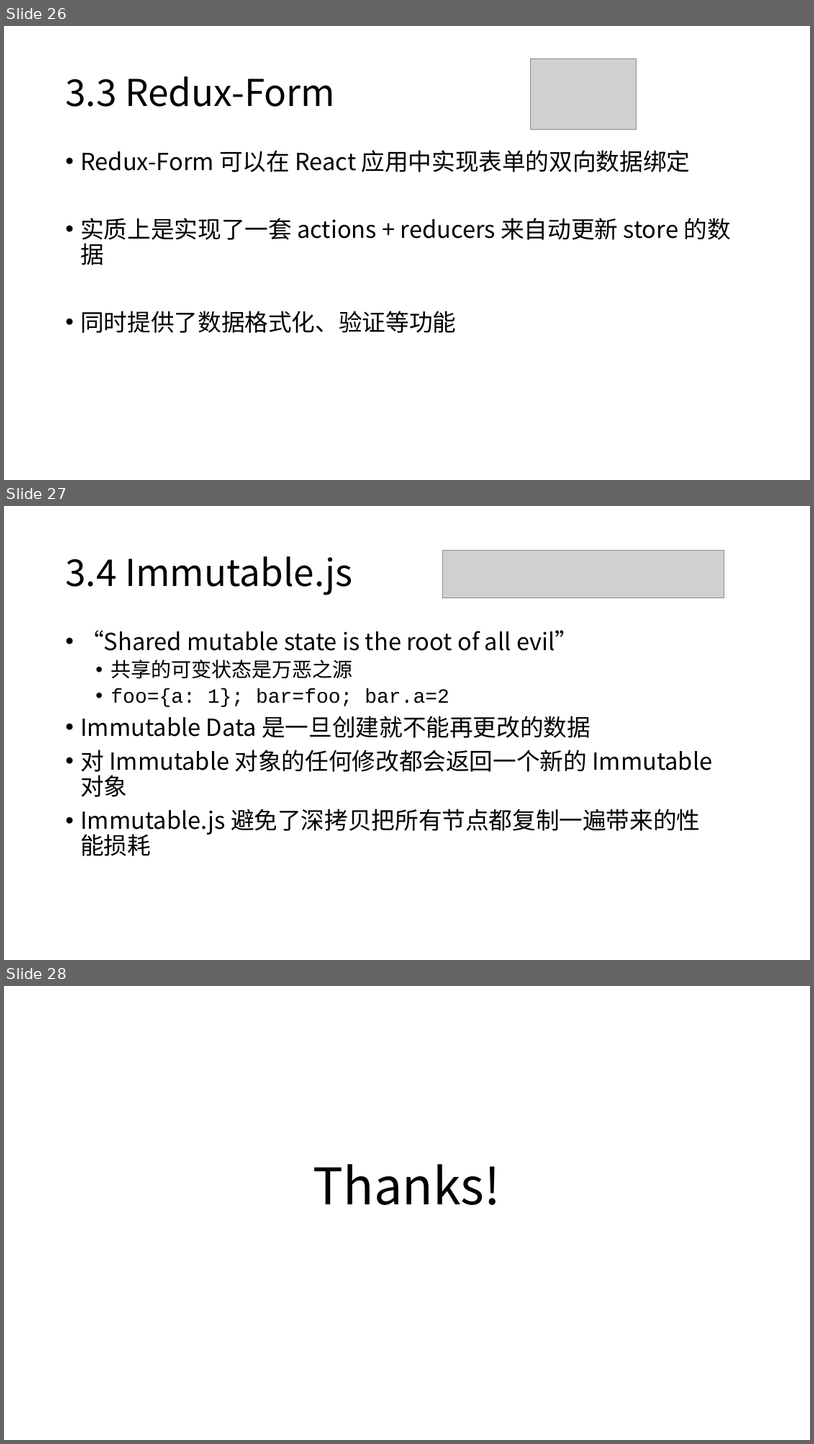
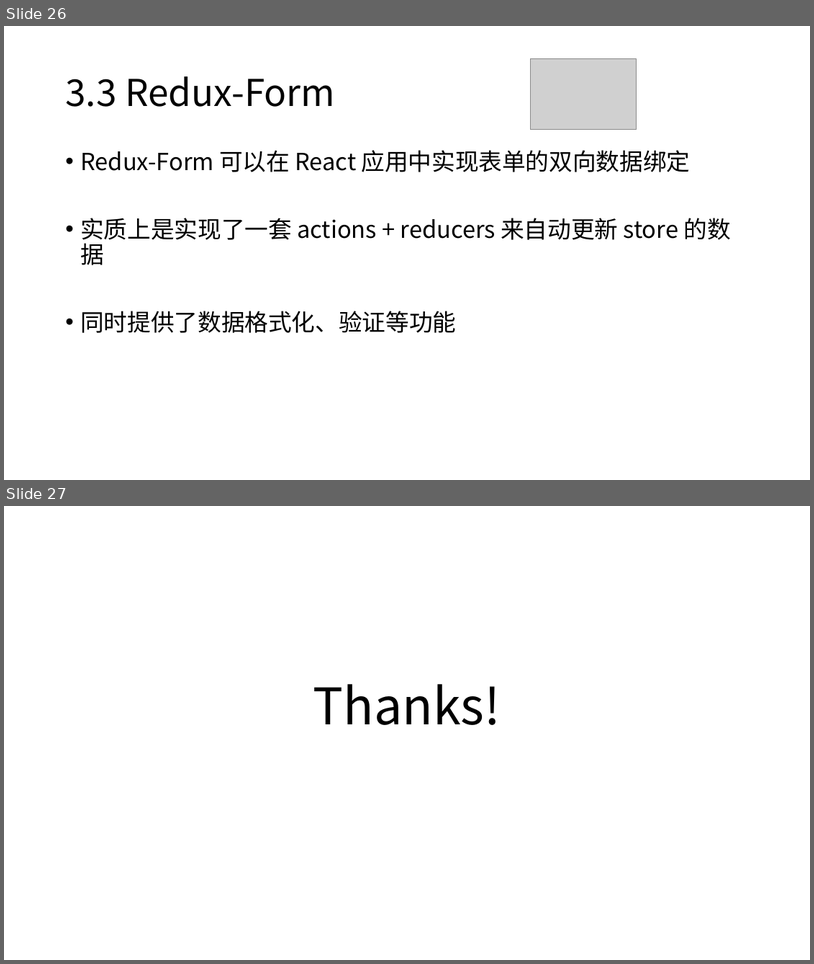
Before and after one commit to Zettat123/react_tutorial, a slide deck: slides/React 入门.pptx. Shown one above the other, each under a label of ours: slides 26, 27 and 28 before the commit, slides 26 and 27 after it. The pictures are 814x1444 and 814x964 pixels, drawn with LibreOffice and Linux fonts; fonts in the diff are those of the drawing; grey boxes stand for pictures. Boxes give left, top, right and bottom in pixels: in the first picture for what was removed or moved away, otherwise in the second. Text is boxed around its words. In the diff, an @@ line names an element or a change of style, - is before the commit and + after.

```diff
--- a/slides/React 入门.pptx
+++ b/slides/React 入门.pptx
@@ slide 27 removed at <box>4,506,810,960</box>, background #FFFFFF @@
@@ title removed at <box>65,556,353,595</box> @@
-3.4 Immutable.js
@@ picture removed at <box>443,550,725,598</box> @@
@@ text removed at <box>80,630,712,856</box> @@
-• “Shared mutable state is the root of all evil”
-  • 共享的可变状态是万恶之源
-  • foo={a: 1}; bar=foo; bar.a=2
-• Immutable Data 是一旦创建就不能再更改的数据
-• 对 Immutable 对象的任何修改都会返回一个新的 Immutable 对象
-• Immutable.js 避免了深拷贝把所有节点都复制一遍带来的性能损耗
@@ what was slide 28 is now slide 27 @@
```
Also in this commit, not shown: 3 slides changed, 3 other files.
